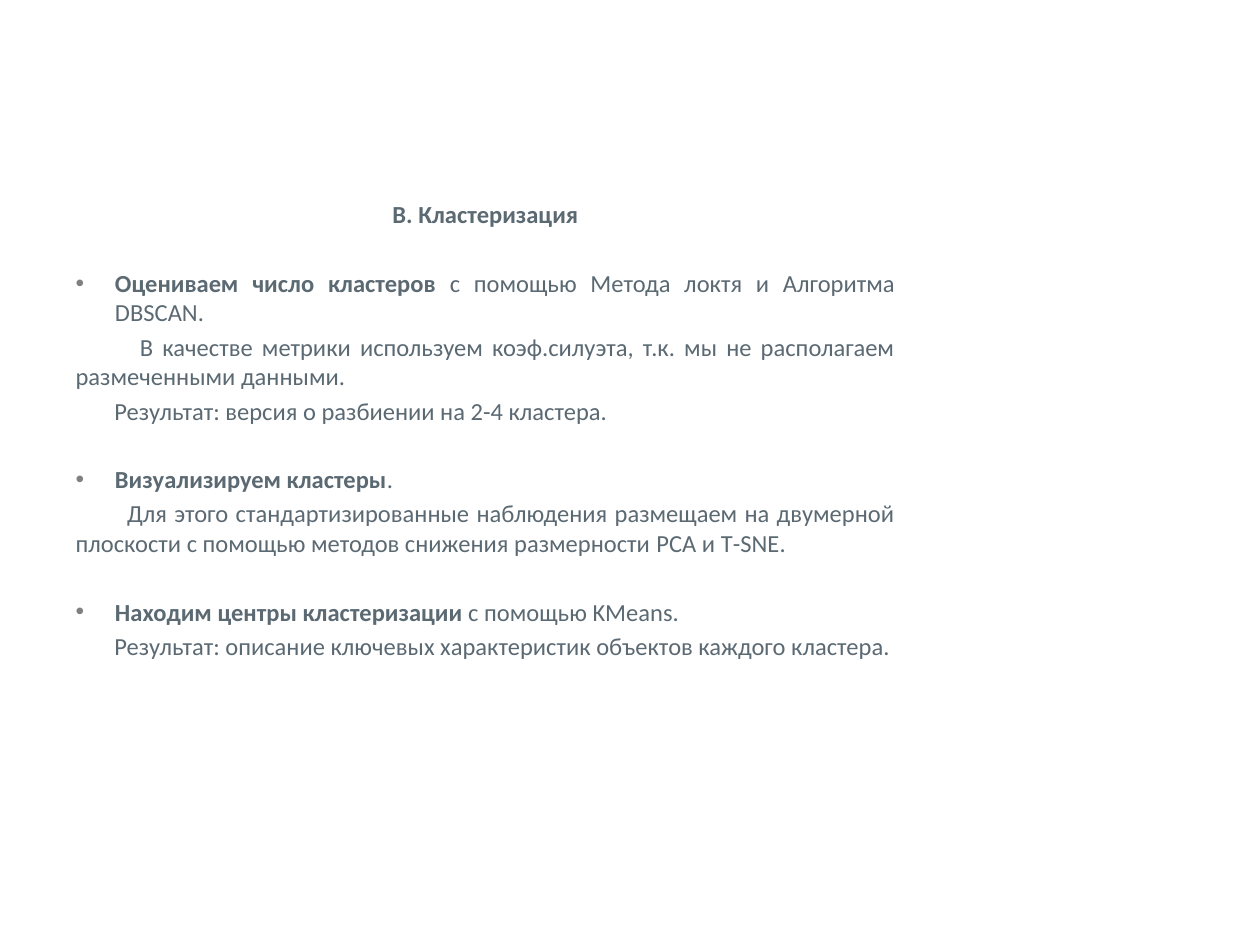
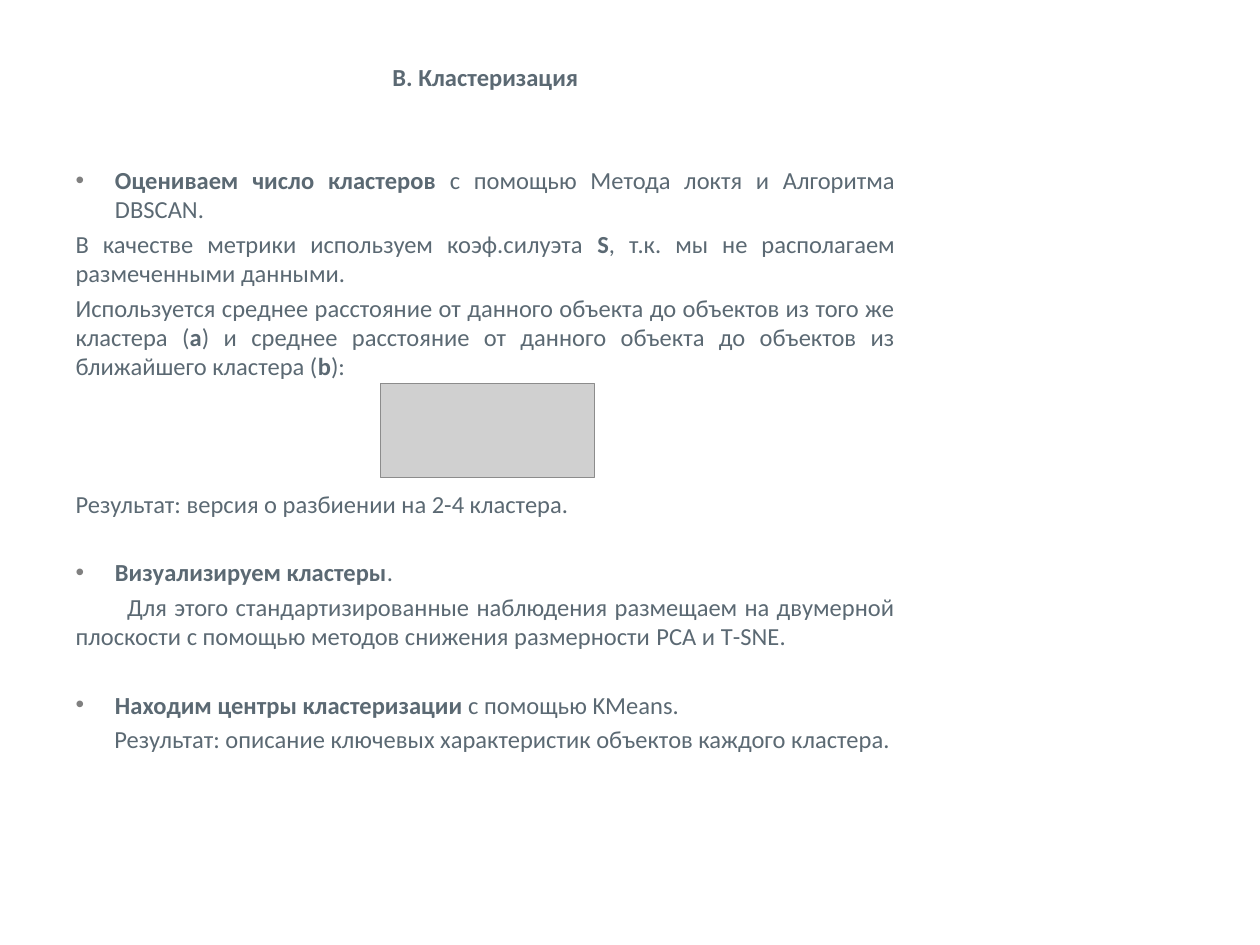
Before and after one commit to Viktoriia2020/Viktoriia, a slide deck: slide 9 of Презентация проекта.pptx. Drawn at 1260x945 pixels with LibreOffice and Linux fonts; fonts in the diff are those of the drawing; grey boxes stand for pictures; background and template pictures are left out. Boxes give left, top, right and bottom in pixels: in the first picture for what was removed or moved away, otherwise in the second. Text is boxed around its words. In the diff, an @@ line names an element or a change of style, - is before the commit and + after.

```diff
--- a/Презентация проекта.pptx
+++ b/Презентация проекта.pptx
@@ text at [76,236,895,379]: text changed @@
-В качестве метрики используем коэф.силуэта, т.к. мы не располагаем размеченными данными.
+В качестве метрики используем коэф.силуэта S, т.к. мы не располагаем размеченными данными.
+Используется среднее расстояние от данного объекта до объектов из того же кластера (a) и среднее расстояние от данного объекта до объектов из ближайшего кластера (b):
@@ picture added at [381,383,595,478] @@
```
Also in this commit, not shown: 2 other slides changed, 1 slide added, 3 other files.
